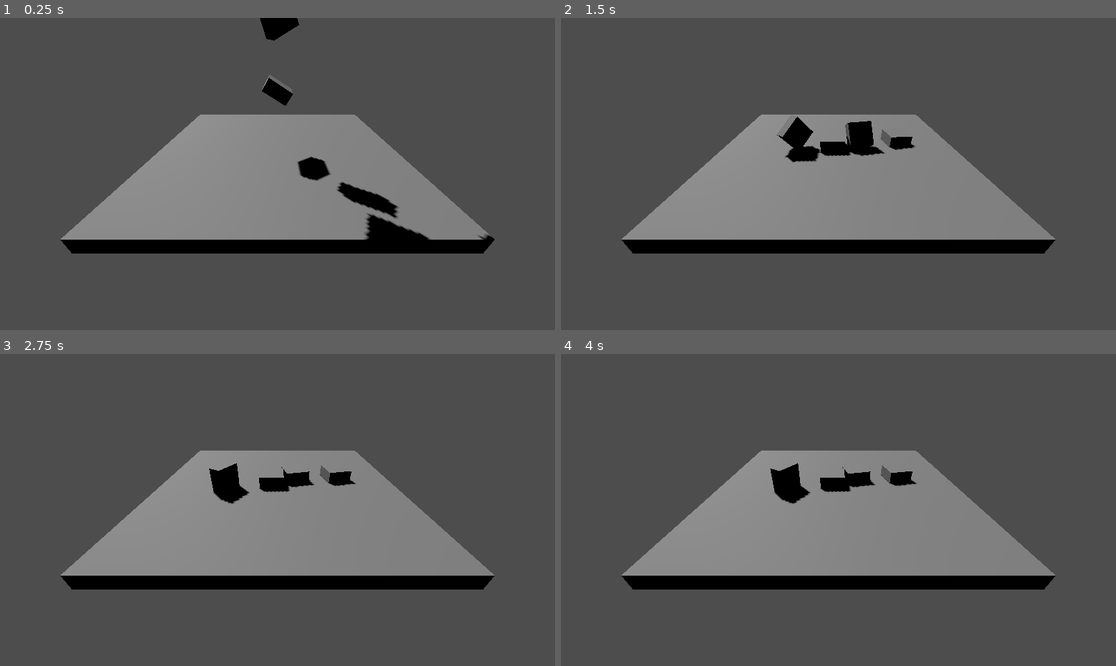
Above: before the commit, frames 1-4 (two rows, left to right).
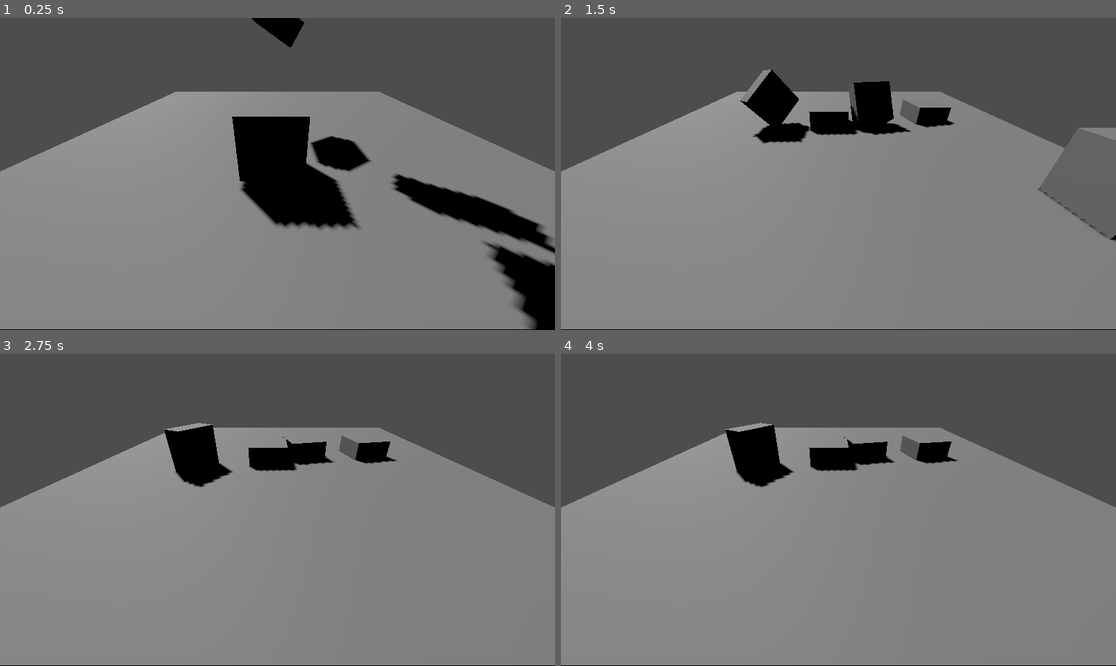
Above: after the commit, the same moments.

Repository: Aran8276/3d-platformer-godot
Game: Godot game, scene res://level_1.tscn
The game is run twice, just before and just after one commit, with the same random seed, the same clock (stepped at 60 frames per second) and the same inputs. The project has no main scene, so this scene is started directly.
Inputs:
- Up to frame 1 (0.25 s): no input
- Up to frame 2 (1.5 s): tap Enter (ui_accept) at 0.5, 0.6, 0.77, 1.07, 1.35 s; hold Right (ui_right) 0.53-1.28 s; hold Down (ui_down) from 1.28 s (still down)
- Up to frame 3 (2.75 s): tap Enter (ui_accept) at 1.52, 1.82, 2.1 s; release Down (ui_down) at 2.03 s; hold Right (ui_right) from 2.03 s (still down)
- Up to frame 4 (4 s): release Right (ui_right) at 2.78 s; hold Up (ui_up) 2.78-3.53 s; tap Enter (ui_accept) at 2.85, 3.02, 3.32, 3.5, 3.6, 3.77 s; hold Left (ui_left) from 3.53 s (still down)

The runs differ from the first frame. In frame 1, 55% of the frame differs, in the area x 0-100%, y 0-100%; in frame 2, 48%; in frame 3, 50%; in frame 4, 50%.

Commit message:
feat: add moveable player (steve)

Diff:
--- a/level_1.tscn
+++ b/level_1.tscn
@@ -1,6 +1,7 @@
 [gd_scene format=3 uid="uid://d8hl8k1rq66l"]
 
 [ext_resource type="PackedScene" uid="uid://lnylb5j3hsng" path="res://block.tscn" id="1_3hls8"]
+[ext_resource type="PackedScene" uid="uid://egbhoapo1wwk" path="res://steve.tscn" id="2_hbghi"]
 
 [sub_resource type="BoxMesh" id="BoxMesh_ilcil"]
 size = Vector3(10, 0.5, 10)
@@ -11,7 +12,7 @@
 [node name="Level1" type="Node3D" unique_id=1123173190]
 
 [node name="Camera3D" type="Camera3D" parent="." unique_id=2121208701]
-transform = Transform3D(1, 0, 0, 0, 0.84554154, 0.53390974, 0, -0.53390974, 0.84554154, 0, 3.7603922, 8.1480465)
+transform = Transform3D(1, 0, 0, 0, 0.84554154, 0.53390974, 0, -0.53390974, 0.84554154, 0, 1.908639, 5.709453)
 
 [node name="Floor" type="StaticBody3D" parent="." unique_id=1792112171]
 transform = Transform3D(1, 0, 0, 0, 1, 0, 0, 0, 1, 0, -0.25950834, 0)
@@ -27,14 +28,19 @@
 transform = Transform3D(0.803888, -0.42686024, -0.41419125, 0, -0.69637644, 0.7176767, -0.5947807, -0.5769317, -0.5598087, -3.6281824, 5.2785635, -4.0965166)
 shadow_enabled = true
 
-[node name="Block1" parent="." unique_id=216532664 instance=ExtResource("1_3hls8")]
+[node name="Blocks" type="Node3D" parent="." unique_id=885049984]
+
+[node name="Block1" parent="Blocks" unique_id=216532664 instance=ExtResource("1_3hls8")]
 transform = Transform3D(0.85413224, 0.5200559, 0, -0.5200559, 0.85413224, 0, 0, 0, 1, 0, 2.636633, 0)
 
-[node name="Block2" parent="." unique_id=640054792 instance=ExtResource("1_3hls8")]
+[node name="Block2" parent="Blocks" unique_id=640054792 instance=ExtResource("1_3hls8")]
 transform = Transform3D(-0.80716, -0.49145594, -0.32705304, -0.4126389, 0.07350902, 0.90792376, -0.4221633, 0.86779475, -0.26212743, 0, 4.869671, 0)
 
-[node name="Block3" parent="." unique_id=1683864467 instance=ExtResource("1_3hls8")]
+[node name="Block3" parent="Blocks" unique_id=1683864467 instance=ExtResource("1_3hls8")]
 transform = Transform3D(0.13216987, -0.99122703, 0, 0.99122703, 0.13216987, 0, 0, 0, 1, 1.0220332, 7.8061624, 0)
 
-[node name="Block4" parent="." unique_id=1758820167 instance=ExtResource("1_3hls8")]
+[node name="Block4" parent="Blocks" unique_id=1758820167 instance=ExtResource("1_3hls8")]
 transform = Transform3D(0.70268416, 0.13057326, -0.6994178, -0.57272416, -0.4794613, -0.6649089, -0.42216334, 0.8677948, -0.2621274, -1.0220332, 6.9071345, 0)
+
+[node name="Steve" parent="." unique_id=313516250 instance=ExtResource("2_hbghi")]
+transform = Transform3D(1, 0, 0, 0, 1, 0, 0, 0, 1, -0.0814805, 0.9209976, 2.6148028)
--- /dev/null
+++ b/steve.gd
@@ -0,0 +1,28 @@
+extends CharacterBody3D
+
+
+const SPEED = 5.0
+const JUMP_VELOCITY = 4.5
+
+
+func _physics_process(delta: float) -> void:
+	# Add the gravity.
+	if not is_on_floor():
+		velocity += get_gravity() * delta
+
+	# Handle jump.
+	if Input.is_action_just_pressed("ui_accept") and is_on_floor():
+		velocity.y = JUMP_VELOCITY
+
+	# Get the input direction and handle the movement/deceleration.
+	# As good practice, you should replace UI actions with custom gameplay actions.
+	var input_dir := Input.get_vector("ui_left", "ui_right", "ui_up", "ui_down")
+	var direction := (transform.basis * Vector3(input_dir.x, 0, input_dir.y)).normalized()
+	if direction:
+		velocity.x = direction.x * SPEED
+		velocity.z = direction.z * SPEED
+	else:
+		velocity.x = move_toward(velocity.x, 0, SPEED)
+		velocity.z = move_toward(velocity.z, 0, SPEED)
+
+	move_and_slide()
--- /dev/null
+++ b/steve.tscn
@@ -0,0 +1,16 @@
+[gd_scene format=3 uid="uid://egbhoapo1wwk"]
+
+[ext_resource type="Script" uid="uid://bsl16ar2soeim" path="res://steve.gd" id="1_bh3ft"]
+
+[sub_resource type="BoxMesh" id="BoxMesh_hdy3p"]
+
+[sub_resource type="BoxShape3D" id="BoxShape3D_bh3ft"]
+
+[node name="Steve" type="CharacterBody3D" unique_id=313516250]
+script = ExtResource("1_bh3ft")
+
+[node name="MeshInstance3D" type="MeshInstance3D" parent="." unique_id=2025459444]
+mesh = SubResource("BoxMesh_hdy3p")
+
+[node name="CollisionShape3D" type="CollisionShape3D" parent="." unique_id=1899853985]
+shape = SubResource("BoxShape3D_bh3ft")
